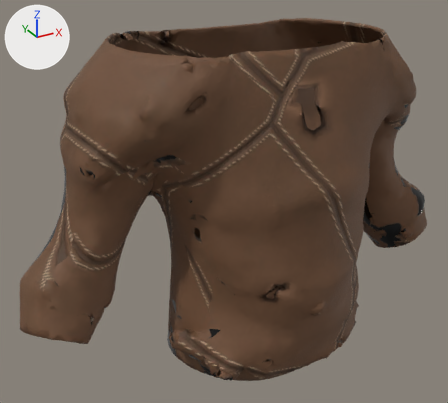
Two versions of the glTF model hollowmere/Assets/Resources/Gear/Fitted/leather/t1_chest.glb, one commit apart.
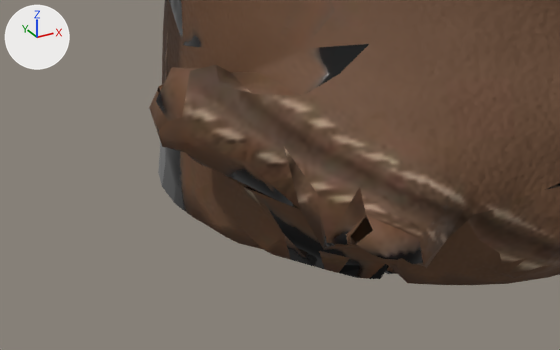
Each version appears first whole from a 50 mm camera at (-0.528, -0.824, 1.641) aimed at (-0.059, 0.027, 1.215), and next in a close-up from a 50 mm camera at (-0.301, -0.335, 1.134) aimed at (-0.172, -0.101, 1.017). Every picture has the same lights, and +X, +Y and +Z are marked at upper left. The first two pictures are the older version. Vertices at exactly the same position are counted once.

Script lines for the objects in view, before the commit:
```python
me_chest_t1 = bpy.data.meshes.new('chest_t1')
me_chest_t1.from_pydata(...)  # 7116 vertices, 14254 faces; spans x -0.417..0.41, y -0.181..0.185, z 0.962..1.489
me_chest_t1.materials.append(mat_leather_t1_chest)
ob_chest_t1 = bpy.data.objects.new('chest_t1', me_chest_t1)
ob_chest_t1.location = (0.0, 0.0, 0.0)
```
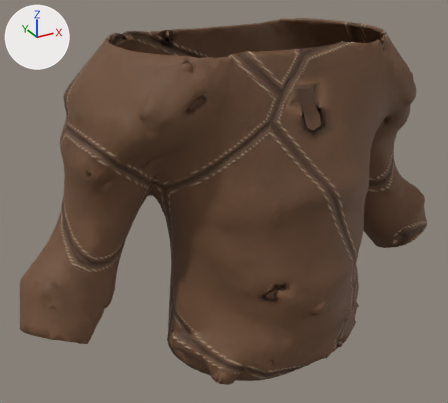
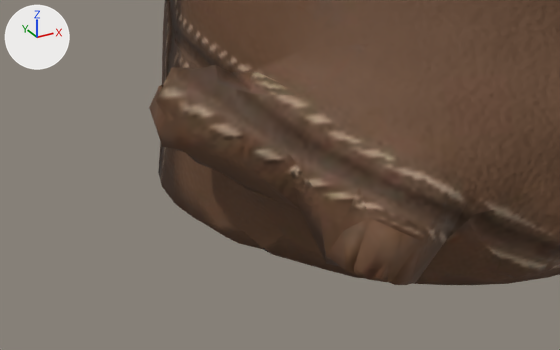
Location of each change, [x1, y1, x2, y2] in pixels of the close-ups (560 x 350 px; the box of a moved part takes in the faces that stretch with it):
part 1 of me_chest_t1, moved or reshaped: before [300, 183, 447, 268]; after [301, 183, 447, 285]
part 2 of me_chest_t1, surface changed: [154, 0, 560, 284] in both

The change, as a list of edits to the scene's bpy script:
```text
Change me_chest_t1:
    used by ob_chest_t1; location = (0.0, 0.0, 0.0)
    remove me_chest_t1.from_pydata(...)  # 7116 vertices, 14254 faces; spans x -0.417..0.41, y -0.181..0.185, z 0.962..1.489
    add me_chest_t1.from_pydata(...)  # 7116 vertices, 14250 faces; spans x -0.417..0.41, y -0.181..0.185, z 0.962..1.489
    me_chest_t1 part 1: 44 of 7116 vertices moved; they spanned x -0.166..-0.128, y -0.147..-0.107, z 0.983..1.01 and now span x -0.166..-0.133, y -0.146..-0.107, z 0.976..1.01; mean shift (-0.002, 0.0, -0.006); largest move (-0.131, -0.121, 0.985) -> (-0.141, -0.127, 0.976)
    me_chest_t1 part 2: 4396 kept faces spanning x -0.417..0.41, y -0.181..0.18, z 0.962..1.487 get new texture (UV) coordinates
```
